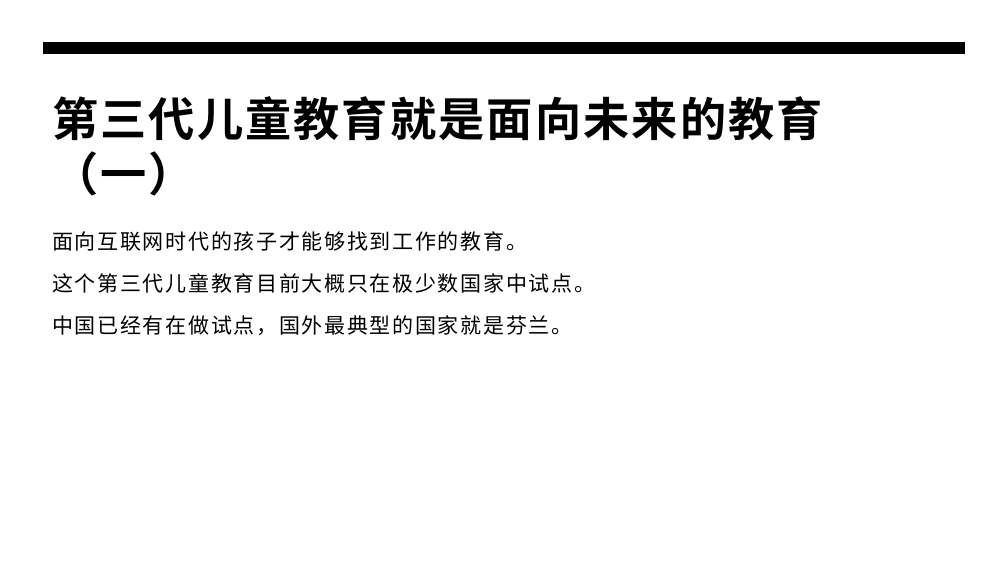
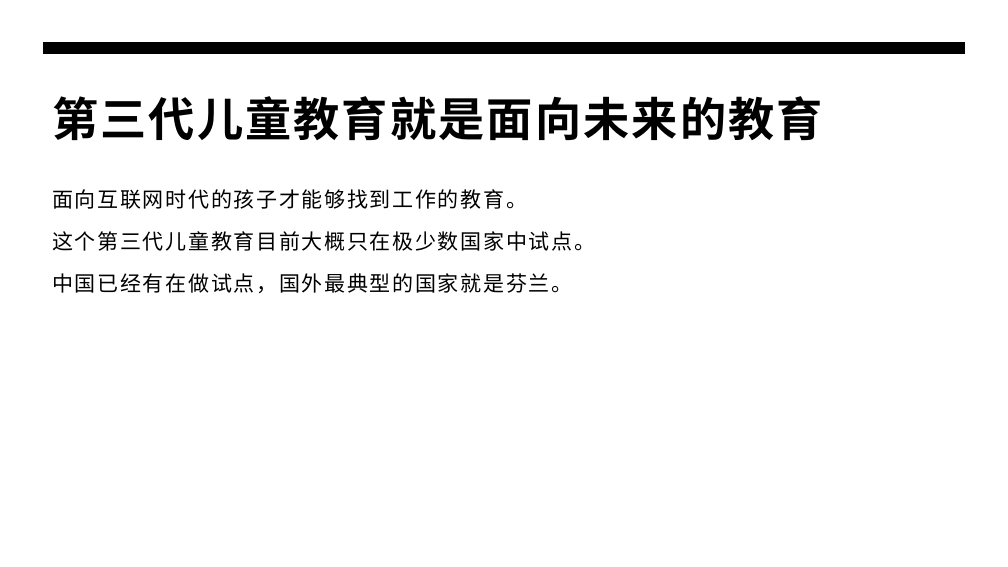
Before and after one commit to panxibei/writing, a slide deck: slide 5 of 44_心理学/24_浥尘伙伴社团原创：浥尘智慧家长课堂/AI时代高智慧家长私教课（第一季）/AI时代高智慧家长私教课（第一季）.pptx (slide 3 before the commit). Drawn at 1008x567 pixels with LibreOffice and Linux fonts; fonts in the diff are those of the drawing. Boxes give left, top, right and bottom in pixels: in the first picture for what was removed or moved away, otherwise in the second. Text is boxed around its words. In the diff, an @@ line names an element or a change of style, - is before the commit and + after.

```diff
--- a/44_心理学/24_浥尘伙伴社团原创：浥尘智慧家长课堂/AI时代高智慧家长私教课（第一季）/AI时代高智慧家长私教课（第一季）.pptx
+++ b/44_心理学/24_浥尘伙伴社团原创：浥尘智慧家长课堂/AI时代高智慧家长私教课（第一季）/AI时代高智慧家长私教课（第一季）.pptx
@@ title at box(52, 96, 823, 140): text changed @@
-第三代儿童教育就是面向未来的教育（一）
+第三代儿童教育就是面向未来的教育
@@ text "面向互联网时代的孩子才能够找到工作的教育。": place and size @@
-text "面向互联网时代的孩子才能够找到工作的教育。" at box(52, 231, 595, 335)
+text "面向互联网时代的孩子才能够找到工作的教育。" at box(52, 189, 595, 293)
```
Also in this commit, not shown: 59 other slides changed, 2 slides added, 2 slides removed.
